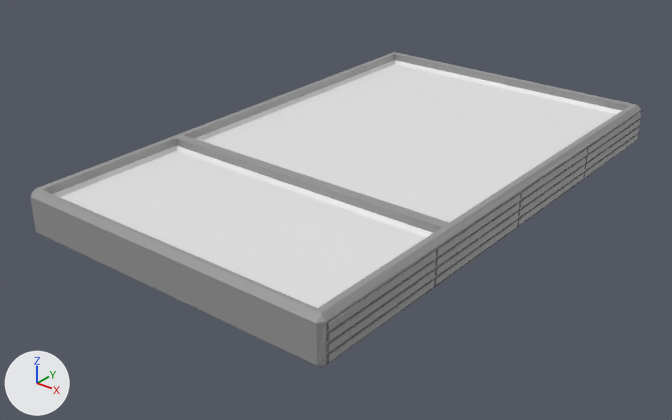
A saved change to the Blender file Assets/GameWorld.blend.
Camera for both pictures: a 50 mm lens placed at (3.02, -4.09, 2.16), pointed at (-0.04, -0.25, -0.22). Every picture has the same lights, and +X, +Y and +Z are marked at lower left.
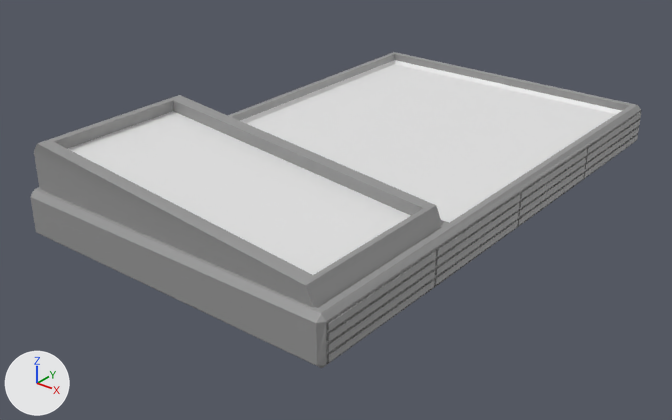
What differs and where, as boxes [x1, y1, x2, y2] in the pictures (672 x 420 px):
```json
{"object": "Cube.001", "change": "added", "after": [34, 95, 442, 308], "faces in mat_material_003 (white #e7e7e7)": [68, 111, 411, 275], "faces in mat_material (grey #989898)": [34, 95, 442, 308]}
```

Scene script edits in JSON lines:
```json
{"op": "add", "block": "me_cube_001", "code": ["me_cube_001 = bpy.data.meshes.new('Cube.001')", "me_cube_001.from_pydata(...)  # 20 vertices, 18 faces; spans x -0.95..0.98, y -1.66..1.02, z -0.05..0.4", "# faces by material slot: [17, 1]", "me_cube_001.materials.append(mat_material)  # grey #989898", "me_cube_001.materials.append(mat_material_003)  # white #e7e7e7"]}
{"op": "add", "block": "ob_cube_001", "code": ["ob_cube_001 = bpy.data.objects.new('Cube.001', me_cube_001)", "ob_cube_001.location = (0.0, -1.002, 0.0)", "ob_cube_001.scale = (1.0, 0.362, 1.0)"]}
```
